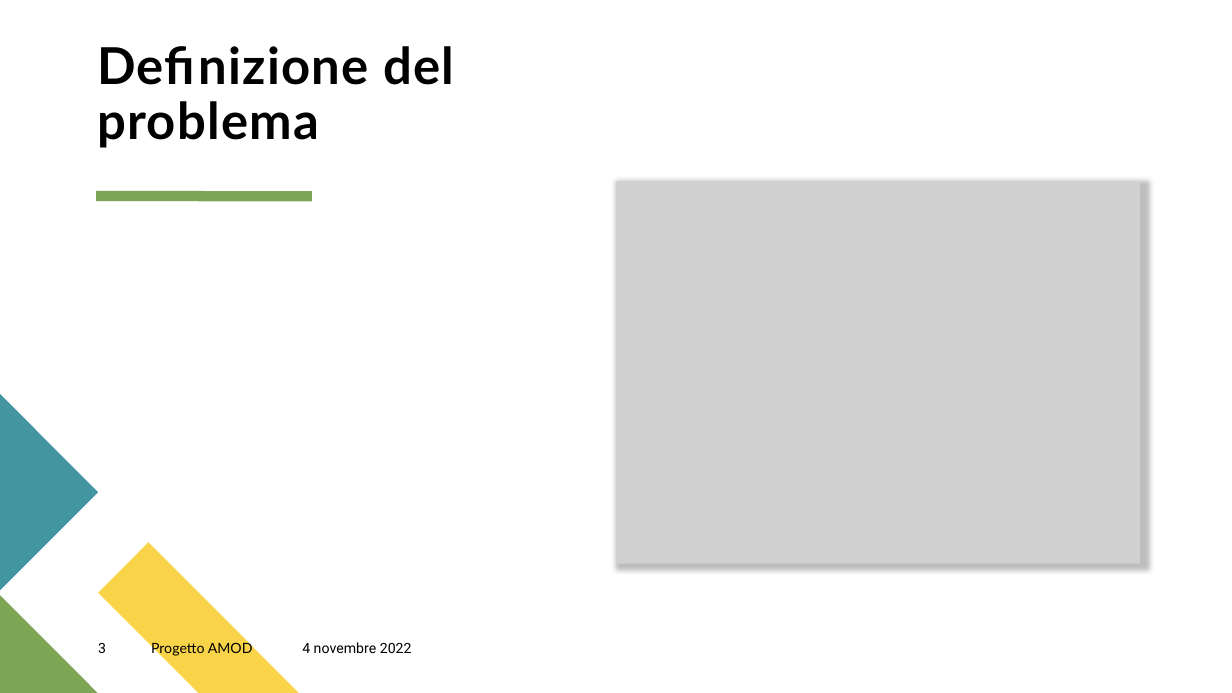
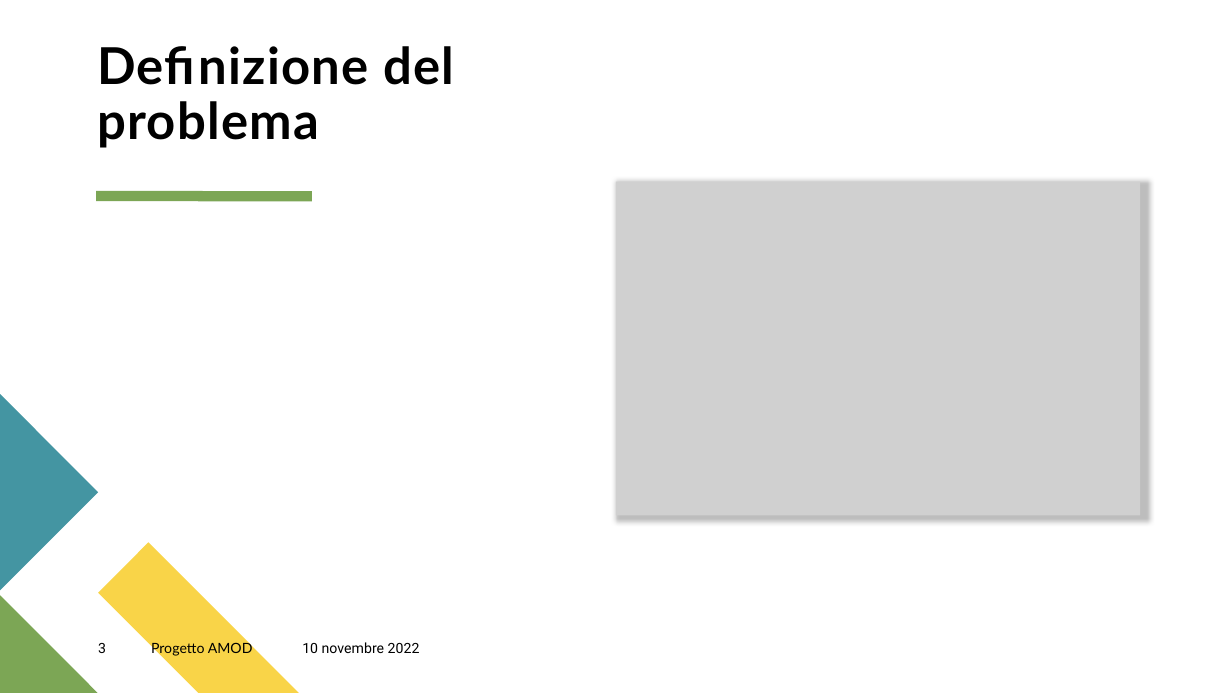
Before and after one commit to GiulioAppetito/Progetto-AMOD-21-22, a slide deck: slide 3 of Presentazione Progetto AMOD.pptx. Drawn at 1232x693 pixels with LibreOffice and Linux fonts; fonts in the diff are those of the drawing; grey boxes stand for pictures; background and template pictures are left out. Boxes give left, top, right and bottom in pixels: in the first picture for what was removed or moved away, otherwise in the second. Text is boxed around its words. In the diff, an @@ line names an element or a change of style, - is before the commit and + after.

```diff
--- a/Presentazione Progetto AMOD.pptx
+++ b/Presentazione Progetto AMOD.pptx
@@ picture resized from (x1=616, y1=181, x2=1141, y2=564) to (x1=616, y1=181, x2=1141, y2=515) @@
@@ text at (x1=302, y1=642, x2=420, y2=653): text changed @@
-4 novembre 2022
+10 novembre 2022
```
Also in this commit, not shown: 17 other slides changed, 4 slides added, 9 slides removed.
